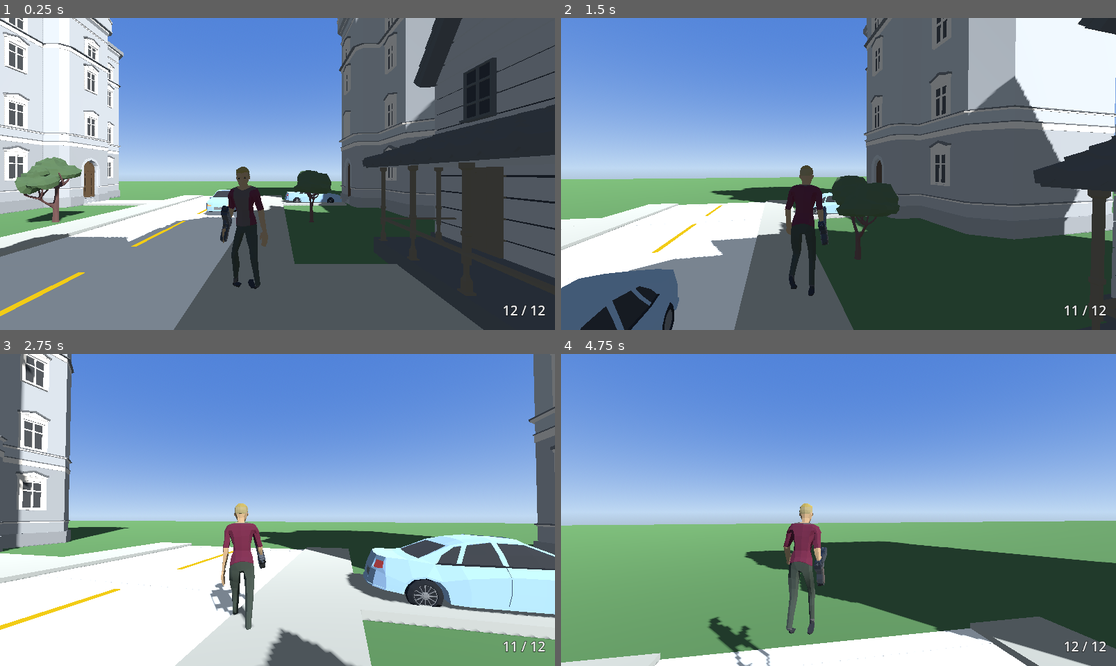
Above: before the commit, frames 1-4 (two rows, left to right).
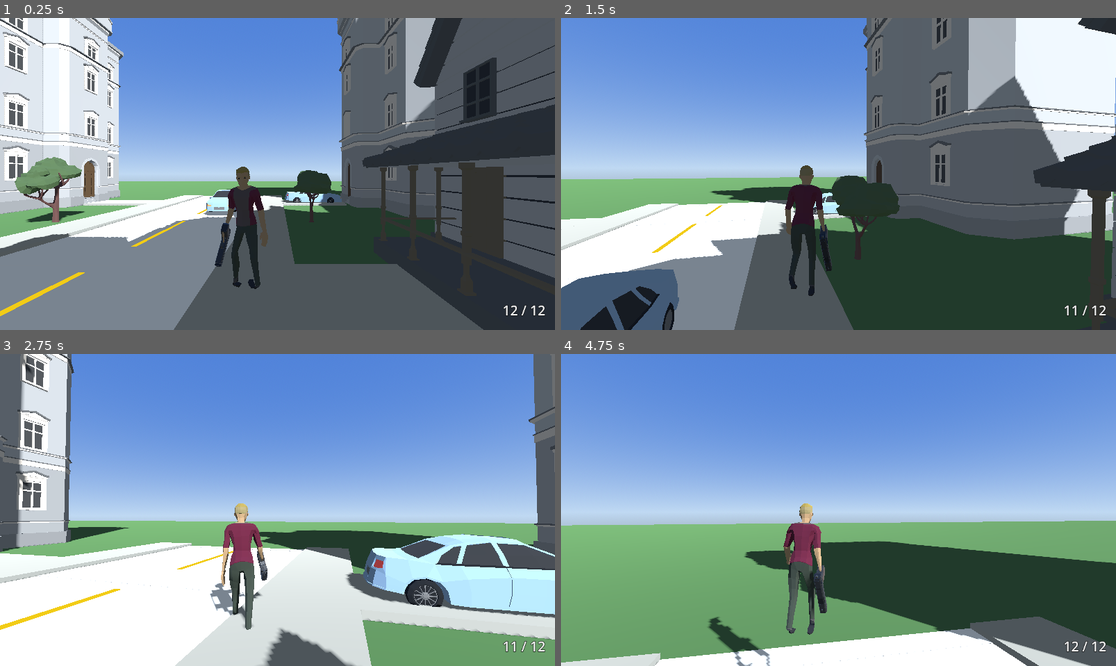
Above: after the commit, the same moments.

Repository: xena3222121/GTACloneAJFORK
Game: Godot game, scene res://scenes/World.tscn
The game is run twice, just before and just after one commit, with the same random seed, the same clock (stepped at 60 frames per second) and the same inputs.
Inputs (mouse positions are in pixels of both pictures, inside the frame that each line leads up to):
- Up to frame 1 (0.25 s): no input
- Up to frame 2 (1.5 s): tap Enter at 0.5 s; move the mouse to (832, 180) at 0.52 s; hold W from 0.53 s (still down); tap R at 0.6 s; click (832, 180) at 0.67 s; tap Space at 0.77 s; move the mouse to (877, 177) at 1.27 s; tap E at 1.35 s
- Up to frame 3 (2.75 s): keep holding W; tap Space at 1.52 s; move the mouse to (233, 506) at 2.02 s; hold Shift from 2.03 s (still down)
- Up to frame 4 (4.75 s): move the mouse to (844, 510) at 2.77 s; release W at 2.78 s; release Shift at 2.78 s; hold A 2.78-3.53 s; tap R at 2.85 s; click (844, 510) at 2.92 s; tap Space at 3.02, 3.77, 4.52 s; move the mouse to (816, 503) at 3.52 s; hold W from 3.53 s (still down); tap E at 3.6 s; move the mouse to (866, 510) at 4.27 s; tap Shift at 4.35 s

The runs differ from the first frame. In frame 1, 0.2% of the frame differs, in the area x 38-42%, y 60-80%; in frame 2, 0.2%; in frame 3, 0.1%; in frame 4, 0.4%, in the area x 31-48%, y 61-97%.

Commit message:
Fix idle gun pointing up at the sky - should hang toward the ground
The previous fix got aiming right but idle still pointed up: rolling
the gun around the same barrel axis can't fix "up vs down" if that
axis itself already has an upward lean, which idle's does. Re-measured
and found the RightHand bone's local Y axis is "along the forearm" in
both poses (points down when relaxed, forward when raised to aim) -
same axis, but the secondary (grip-roll) axis needs an opposite sign
between the two poses or one of them ends up upside-down.

Verified via render across idle, both extremes of the walk cycle,
aiming, and aiming-while-walking - all five now read correctly.

Diff:
--- a/scripts/player.gd
+++ b/scripts/player.gd
@@ -67,17 +67,18 @@
 @onready var anim: AnimationPlayer = model.find_child("AnimationPlayer", true, false)
 @onready var anim_tree: AnimationTree = $AnimTree
 
-# The RightHand bone's local orientation is completely different between the
-# relaxed (Idle/Walk) pose and the Aim pose - not just a twist, but which
-# local axis points "forward" changes (measured: idle barrel-forward is the
-# bone's local +X, aim barrel-forward is local +Y). So the gun's attachment
-# can't use one fixed offset; it blends between two authored orientations
-# using the same aim_blend the animation tree already tracks.
+# The RightHand bone's local Y axis is "along the forearm" in both poses
+# (points down when the arm hangs relaxed, forward when raised to aim), so
+# both orientations below use it as the barrel axis. But the same secondary
+# (grip-roll) axis can't serve both: the one that keeps the barrel pointed
+# straight down at rest holds the gun upside-down once raised to aim, and
+# vice versa. So the gun's attachment blends between two authored
+# orientations using the same aim_blend the animation tree already tracks.
 const GUN_SCALE := 0.84
 const GUN_ORIGIN := Vector3(0, 0.22, 0.05)
 # Basis.slerp() requires pure (unscaled) rotation matrices, so scale is kept
 # separate here and reapplied after blending rather than baked into these.
-var gun_rot_idle := Basis(Vector3(1, 0, 0), Vector3(0, -1, 0), Vector3(0, 0, -1))
+var gun_rot_idle := Basis(Vector3(0, 1, 0), Vector3(-1, 0, 0), Vector3(0, 0, 1))
 var gun_rot_aim := Basis(Vector3(0, 1, 0), Vector3(1, 0, 0), Vector3(0, 0, -1))
 
 var gravity: float = ProjectSettings.get_setting("physics/3d/default_gravity")
